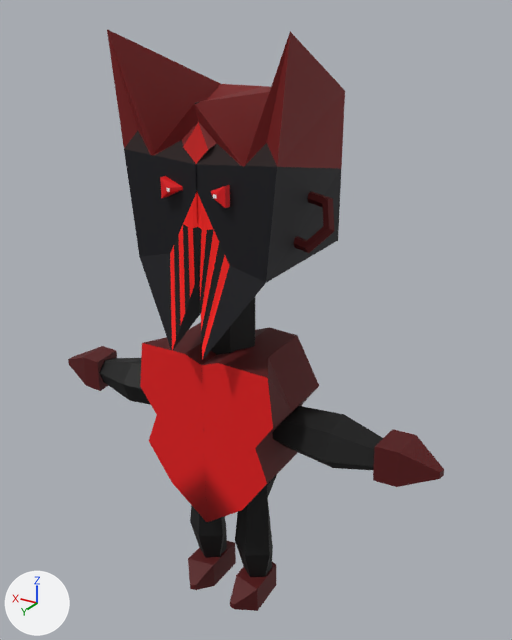
The FBX model UNITYPROJECT/Assets/Models/Chaos.fbx, before and after one commit.
One viewpoint serves both versions: a 50 mm lens placed at (-4.59, 6.7, 7.75), pointed at (-0.24, -0.55, 4.12). The lights are fixed; the arrows at lower left show +X, +Y and +Z.

The first picture shows 'Character'.
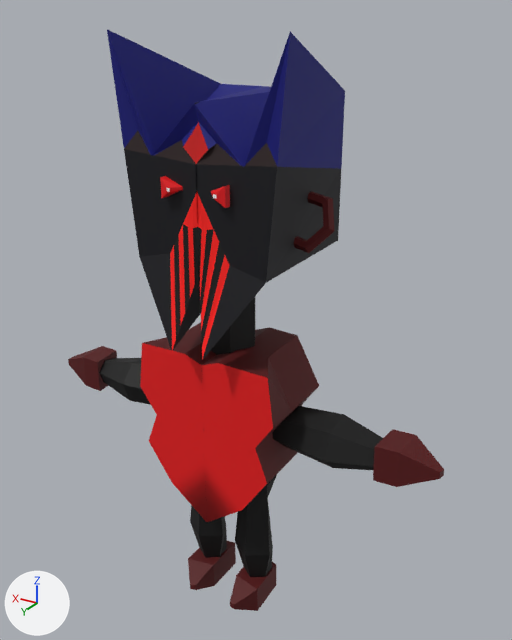
Patch to the scene script:
```diff
--- a/UNITYPROJECT/Assets/Models/Chaos.fbx.py
+++ b/UNITYPROJECT/Assets/Models/Chaos.fbx.py
@@ mat_top @@
 mat_top = principled_material('top')
-mat_top.base_color = (0.184, 0.00188, 0.00235)  # dark red #770608
+mat_top.base_color = (0.0, 0.00154, 0.184)  # dark blue #000577
 mat_top.roughness = 0.69
```

Location of each change, (x1, y1, x2, y2) in pixels of the pictures (512 x 640 px):
'Character', recoloured (red to blue): (107, 29, 345, 172) in both
